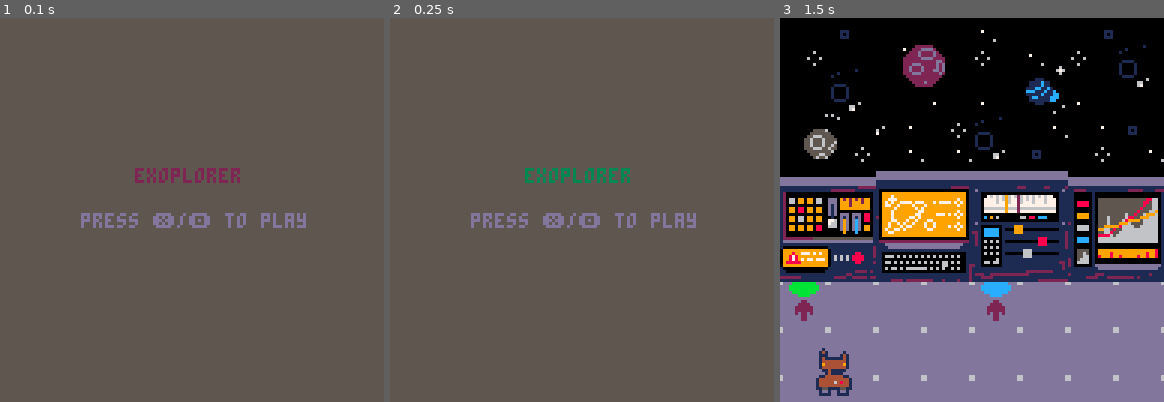
Above: before the commit, frames 1-3 (left to right).
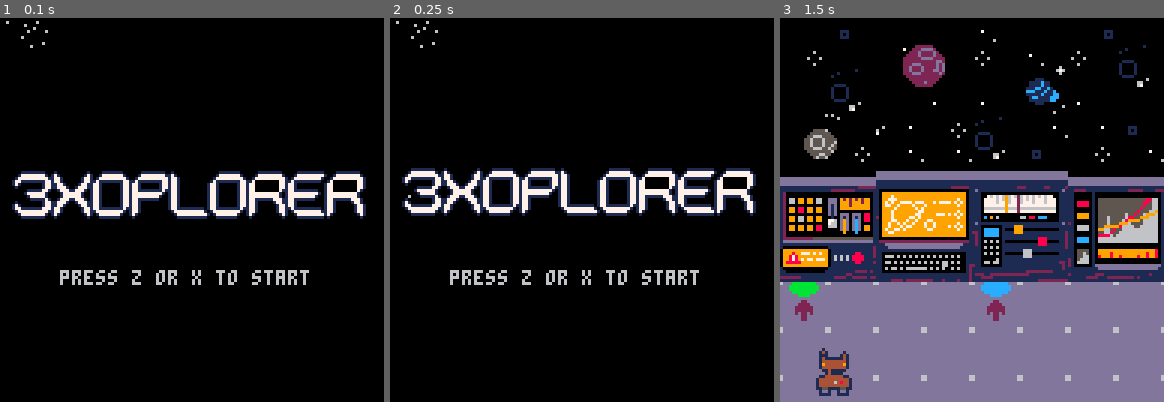
Above: after the commit, the same moments.

Repository: JoshFung/3xoplorers
Game: PICO-8 cartridge 3xoplorer.p8
The game is run twice, just before and just after one commit, with the same random seed, the same clock (stepped at 60 frames per second) and the same inputs.
Inputs:
- Up to frame 1 (0.1 s): no input
- Up to frame 2 (0.25 s): no input
- Up to frame 3 (1.5 s): tap X (X key) at 0.33, 1.07 s; tap O (Z key) at 0.7 s

The runs differ from the first frame. In frame 1, 100% of the frame differs, in the area x 0-100%, y 0-100%; in frame 2, 100%; in frame 3, nothing differs.

Commit message:
Updated title screen

Diff:
--- a/3xoplorer.p8
+++ b/3xoplorer.p8
@@ -8,6 +8,7 @@
 -- 5=minigame1
 
 function _init()
+ ititle()
  iplayer()
  isel()
  icutscene()
@@ -25,17 +26,7 @@
 function _update()
  --title screen
  if state=="title" then
-  if (btnp(❎) or btnp(🅾️)) then
-   state="play"
-  end
-  title_timer+=1
-     if title_timer>2 then
-      title_color+=1
-      title_timer=0
-     end
-     if title_color>14 then
-      title_color=1
-     end
+  utitle()
  end
 
  --play
@@ -75,9 +66,7 @@
   map()
   dplayer()
  elseif state=="title" then
-  cls(5)
-  print("exoplorer",45,50,title_color)
-        print("press ❎/🅾️ to play",27,65,13)
+  dtitle()
  elseif state=="minigame" then
   cls(5)
   print("minigame screen",35,50,7)
@@ -779,6 +768,76 @@
 	end
 
 
+end
+-->8
+--title functions
+
+function ititle()
+ stars_timer=0
+ stars_freq=5
+ star_life=120
+ stars={}
+end
+
+function utitle()
+ if (btnp(❎) or btnp(🅾️)) then
+  state="play"
+ end
+end
+
+function dtitle()
+ cls(0)
+
+ if stars_timer>stars_freq then
+  stars_timer=0
+  add_star(flr(rnd(127)),flr(rnd(127)))
+ end
+ stars_timer+=1
+
+ draw_stars()
+
+ chars={33,35,37,39,41,37,43,45,43}
+
+ drawx=4+sin(t())
+ drawy=52+2*sin(t()/3)
+
+ for v in all(chars) do
+  draw_char(v,drawx,drawy)
+  drawx+=13
+ end
+
+ print("press z or x to start",20,84,6)
+end
+
+function draw_char(char,x,y)
+ spr(char,x,y)
+ spr(char+1,x+8,y)
+ spr(char+16,x,y+8)
+ spr(char+17,x+8,y+8)
+end
+
+function add_star(x,y)
+ star={
+  x=x,
+  y=y,
+  life=star_life+flr(rnd(star_life/4)),
+ }
+
+ add(stars,star)
+end
+
+function draw_stars()
+ for star in all(stars) do
+  if star.life>16 then
+   pset(star.x,star.y,6)
+  else
+   pset(star.x,star.y,5)
+  end
+  star.life-=1
+  if star.life<=0 then
+   del(stars,star)
+  end
+ end
 end
 __gfx__
 000000006dddddddddddddd66dddddddddddddd60000000000000000000000000000000000000000000000000000000000000000000000000000000000000000
@@ -797,22 +856,22 @@
 00000000dddddddddddddddddddddddddddddddd0000000000000000000000000000000000000000000000000000000000000000000000000000000000000000
 00000000dddddddddddddddddddddddddddddddd0000000000000000000000000000000000000000000000000000000000000000000000000000000000000000
 000000006dddddddddddddd66dddddddddddddd60000000000000000000000000000000000000000000000000000000000000000000000000000000000000000
-00000000000000000000000000000000000000000000000000000000000000000000000000000000000000000000000000000000000000000000000000000000
-00000000000000000000000000000000000000000000000000000000000000000000000000000000000000000000000000000000000000000000000000000000
-00000000000000000000000000000000000000000000000000000000000000000000000000000000000000000000000000000000000000000000000000000000
-00000000000000000000000000000000000000000000000000000000000000000000000000000000000000000000000000000000000000000000000000000000
-00000000000000000000000000000000000000000000000000000000000000000000000000000000000000000000000000000000000000000000000000000000
-00000000000000000000000000000000000000000000000000000000000000000000000000000000000000000000000000000000000000000000000000000000
-00000000000000000000000000000000000000000000000000000000000000000000000000000000000000000000000000000000000000000000000000000000
-00000000000000000000000000000000000000000000000000000000000000000000000000000000000000000000000000000000000000000000000000000000
-00000000000000000000000000000000000000000000000000000000000000000000000000000000000000000000000000000000000000000000000000000000
-00000000000000000000000000000000000000000000000000000000000000000000000000000000000000000000000000000000000000000000000000000000
-00000000000000000000000000000000000000000000000000000000000000000000000000000000000000000000000000000000000000000000000000000000
-00000000000000000000000000000000000000000000000000000000000000000000000000000000000000000000000000000000000000000000000000000000
-00000000000000000000000000000000000000000000000000000000000000000000000000000000000000000000000000000000000000000000000000000000
-00000000000000000000000000000000000000000000000000000000000000000000000000000000000000000000000000000000000000000000000000000000
-00000000000000000000000000000000000000000000000000000000000000000000000000000000000000000000000000000000000000000000000000000000
-00000000000000000000000000000000000000000000000000000000000000000000000000000000000000000000000000000000000000000000000000000000
+00000000000011111111000000100000000001000000011111110000000001111111100000100000000000000000011111111000000001111111110000000000
+00000000000177777777100001710000000017100000177777771000000017777777710001710000000000000000177777777100000017777777771000000000
+00000000001777777777710001771000000177100001777777777100000177777777771001771000000000000001777777777710000177777777710000000000
+00000000017711111111771001771000000177100017111111117710001711111111771001771000000000000017000000007710001711111111100000000000
+00000000017100000001771000177100001771000177100000017710017710000001771001771000000000000177000000007710017710000000000000000000
+00000000001000000001771000177710017771000177100000017710017710000001771001771000000000000177000000007710017710000000000000000000
+00000000000000111117710000017771177710000177100000017710017711111111710001771000000000000177000000007100017711111111000000000000
+00000000000001777777100000001777777100000177100000017710017777777777100001771000000000000177777777771000017777777777100000000000
+00000000000000177777100000001777777100000177100000017710017777777771000001771000000000000177777777771000017777777771000000000000
+00000000000000011111710000017771177710000177100000017710017711111110000001771000000000000177111111777100017711111110000000000000
+00000000001000000001771000177710017771000177100000017710017710000000000001771000000000000177100000177100017710000000000000000000
+00000000017100000001771000177100001771000177100000017710017710000000000001771000000000000177100000017710017710000000000000000000
+00000000017711111117771001771000000177100177111111117100017710000000000001771111111110000177100000017710001711111111100000000000
+00000000001777777777710001771000000177100017777777771000017710000000000000177777777771000177100000017710000177777777710000000000
+00000000000177777777100001710000000017100001777777710000017100000000000000017777777777100171000000001710000017777777771000000000
+00000000000011111111000000100000000001000000111111100000001000000000000000001111111111000010000000000100000001111111110000000000
 00000000001000000000000000000000000100000000000000000000000000000000100000000000000000000000000000000000000000000000000000010000
 00000000014100000000000000100000001410000000000000010000000000000001410000010000000010000000000000000000000100000000100000141000
 00000000011110000000000001410000001111000000000000141000000000000001110000141000000141000001000000001000001410000001410000111000
